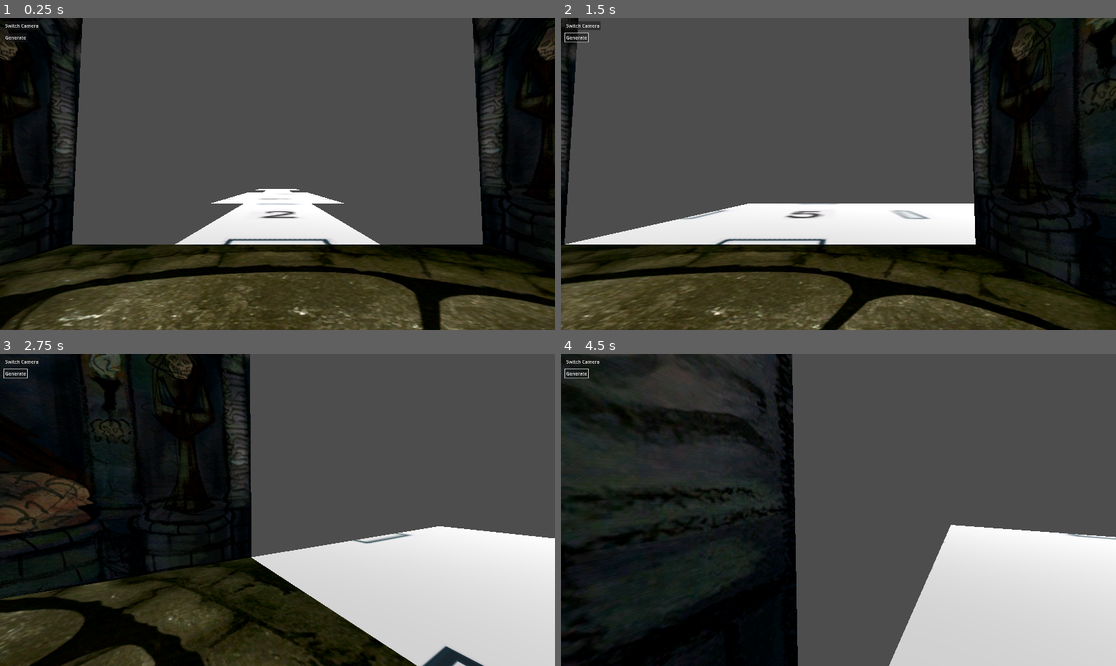
Above: before the commit, frames 1-4 (two rows, left to right).
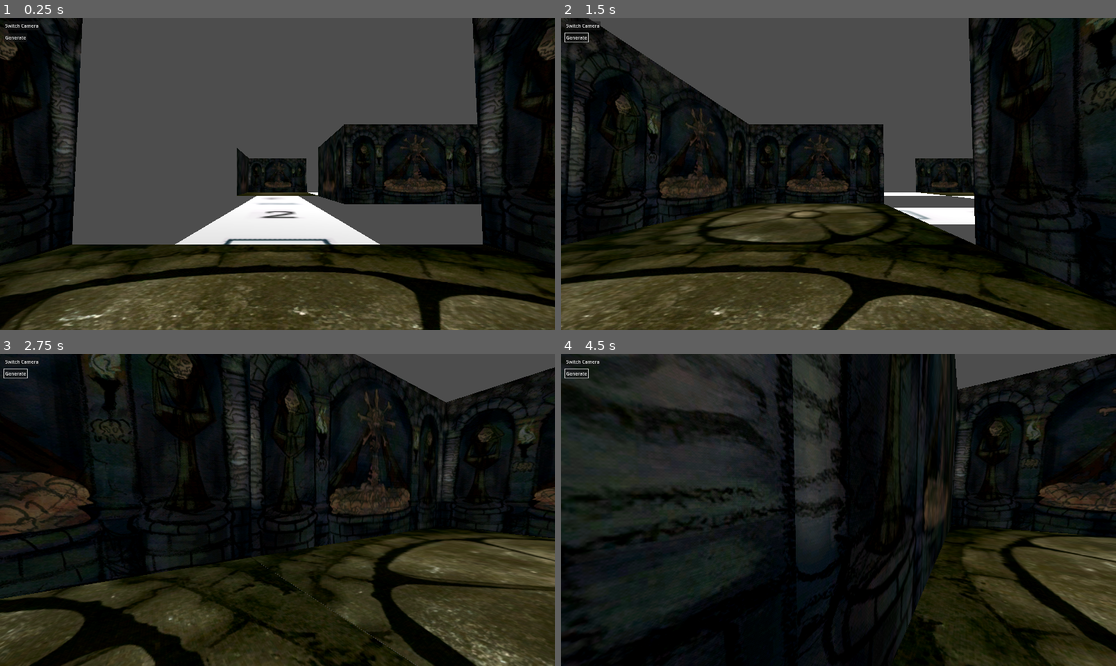
Above: after the commit, the same moments.

Repository: Team-C-623/koven_game
Game: Godot game, scene res://scenes/main3d.tscn
The game is run twice, just before and just after one commit, with the same random seed, the same clock (stepped at 60 frames per second) and the same inputs.
Inputs (mouse positions are in pixels of both pictures, inside the frame that each line leads up to):
- Up to frame 1 (0.25 s): no input
- Up to frame 2 (1.5 s): click "Generate" at 0.5 s; tap Enter at 1.25 s; move the mouse to (960, 158) at 1.27 s; hold D (right) from 1.28 s (still down); click (960, 158) at 1.42 s
- Up to frame 3 (2.75 s): move the mouse to (249, 510) at 2.02 s; release D (right) at 2.03 s; hold W (up) from 2.03 s (still down)
- Up to frame 4 (4.5 s): keep holding W (up); move the mouse to (849, 503) at 2.77 s; move the mouse to (832, 516) at 3.52 s; tap Space at 4.25 s; move the mouse to (877, 513) at 4.27 s

The runs differ from the first frame. In frame 1, 9.0% of the frame differs, in the area x 38-87%, y 34-60%; in frame 2, 30%; in frame 3, 46%; in frame 4, 56%, in the area x 41-100%, y 0-100%.

Commit message:
algorithm update
room resources added
algorithm rewritten but still needs backtracking to avoid occasional crashes

Diff:
--- /dev/null
+++ b/resources/rooms/room1.tres
@@ -0,0 +1,11 @@
+[gd_resource type="Resource" script_class="RoomTypeData" load_steps=3 format=3 uid="uid://ck7lyyc7kx6j8"]
+
+[ext_resource type="Script" path="res://scripts/RoomTypeData.gd" id="1_3hyia"]
+[ext_resource type="PackedScene" uid="uid://na8sbq0ipt4w" path="res://scenes/Rooms/room1.tscn" id="1_2043l"]
+
+[resource]
+script = ExtResource("1_3hyia")
+name = "room1"
+doors = Array[String](["U"])
+room_type = "empty"
+room_scene = ExtResource("1_2043l")
--- /dev/null
+++ b/resources/rooms/room2.tres
@@ -0,0 +1,11 @@
+[gd_resource type="Resource" script_class="RoomTypeData" load_steps=3 format=3 uid="uid://ctvck0wv3p0e3"]
+
+[ext_resource type="Script" path="res://scripts/RoomTypeData.gd" id="1_2aorl"]
+[ext_resource type="PackedScene" uid="uid://c7fg5epxjkipk" path="res://scenes/Rooms/room2.tscn" id="1_4mpbb"]
+
+[resource]
+script = ExtResource("1_2aorl")
+name = "room2"
+doors = Array[String](["U", "D"])
+room_type = "empty"
+room_scene = ExtResource("1_4mpbb")
--- /dev/null
+++ b/resources/rooms/room3.tres
@@ -0,0 +1,11 @@
+[gd_resource type="Resource" script_class="RoomTypeData" load_steps=3 format=3 uid="uid://bb6qoxcubbhx4"]
+
+[ext_resource type="PackedScene" uid="uid://nx3cu52sp4hs" path="res://scenes/Rooms/room3.tscn" id="1_dyob7"]
+[ext_resource type="Script" path="res://scripts/RoomTypeData.gd" id="1_hcnvx"]
+
+[resource]
+script = ExtResource("1_hcnvx")
+name = "room3"
+doors = Array[String](["D", "L"])
+room_type = "empty"
+room_scene = ExtResource("1_dyob7")
--- /dev/null
+++ b/resources/rooms/room4.tres
@@ -0,0 +1,11 @@
+[gd_resource type="Resource" script_class="RoomTypeData" load_steps=3 format=3 uid="uid://cm5b07bntg5f4"]
+
+[ext_resource type="PackedScene" uid="uid://bbg6frkka47sn" path="res://scenes/Rooms/room4.tscn" id="1_45cjd"]
+[ext_resource type="Script" path="res://scripts/RoomTypeData.gd" id="1_syaok"]
+
+[resource]
+script = ExtResource("1_syaok")
+name = "room4"
+doors = Array[String](["U", "D", "R"])
+room_type = "empty"
+room_scene = ExtResource("1_45cjd")
--- /dev/null
+++ b/resources/rooms/room5.tres
@@ -0,0 +1,11 @@
+[gd_resource type="Resource" script_class="RoomTypeData" load_steps=3 format=3 uid="uid://bpq654nwycguw"]
+
+[ext_resource type="Script" path="res://scripts/RoomTypeData.gd" id="1_bk0v0"]
+[ext_resource type="PackedScene" uid="uid://cieu5rfqhyfnd" path="res://scenes/Rooms/room5.tscn" id="1_ypudt"]
+
+[resource]
+script = ExtResource("1_bk0v0")
+name = "room5"
+doors = Array[String](["U", "D", "L", "R"])
+room_type = "empty"
+room_scene = ExtResource("1_ypudt")
--- /dev/null
+++ b/resources/rooms_list.tres
@@ -0,0 +1,13 @@
+[gd_resource type="Resource" script_class="RoomsList" load_steps=8 format=3 uid="uid://ba7ktgl8qmajg"]
+
+[ext_resource type="Script" path="res://scripts/RoomTypeData.gd" id="1_wbfmy"]
+[ext_resource type="Resource" uid="uid://ck7lyyc7kx6j8" path="res://resources/rooms/room1.tres" id="2_m75px"]
+[ext_resource type="Script" path="res://scripts/RoomsList.gd" id="2_u3l1l"]
+[ext_resource type="Resource" uid="uid://ctvck0wv3p0e3" path="res://resources/rooms/room2.tres" id="3_hvfae"]
+[ext_resource type="Resource" uid="uid://bb6qoxcubbhx4" path="res://resources/rooms/room3.tres" id="4_cr1b6"]
+[ext_resource type="Resource" uid="uid://cm5b07bntg5f4" path="res://resources/rooms/room4.tres" id="5_5126f"]
+[ext_resource type="Resource" uid="uid://bpq654nwycguw" path="res://resources/rooms/room5.tres" id="6_slbh7"]
+
+[resource]
+script = ExtResource("2_u3l1l")
+Rooms = Array[ExtResource("1_wbfmy")]([ExtResource("2_m75px"), ExtResource("3_hvfae"), ExtResource("4_cr1b6"), ExtResource("5_5126f"), ExtResource("6_slbh7")])
--- a/scripts/Room.gd
+++ b/scripts/Room.gd
@@ -2,7 +2,7 @@
 
 @export var room_rotation = 0
 @export var door_dict = {}
-@export var room_type: int
+@export var room_type: String
 @export var pos = Vector3(0, 0, 0)
 
 func _ready():
--- /dev/null
+++ b/scripts/RoomData.gd
@@ -0,0 +1,8 @@
+class_name RoomData extends Node3D
+
+@export var room_name: String = ""
+@export var room_rotation = 0
+@export var door_dict = {}
+@export var room_type: String
+@export var room_scene: PackedScene
+@export var pos = Vector2(0, 0)
--- a/scripts/RoomSpawner.gd
+++ b/scripts/RoomSpawner.gd
@@ -7,8 +7,12 @@
 var room4scene = preload("res://scenes/Rooms/room4.tscn")
 var room5scene = preload("res://scenes/Rooms/room5.tscn")
 
+const ROOMS_LIST = preload("res://resources/rooms_list.tres")
+
 # creates a list of the options for rooms to choose from when generating
 var room_options = {2: room2scene, 3: room3scene, 4: room4scene, 5: room5scene}
+
+var new_room_options: Array[String] = ["room2", "room3", "room4", "room5"]
 
 # creates a grid to store room positions
 var room_grid = []
@@ -64,6 +68,7 @@
 		room_grid.append(new_row)
 
 	prev_room = room1scene.instantiate()
+	prev_room.room_rotation = 0
 	room_grid[base_path_length][base_path_length] = prev_room
 	var prev_room_space = Vector2(base_path_length, base_path_length)
 	print(prev_room_space)
@@ -124,7 +129,7 @@
 				var sin_rr = sin(new_room.room_rotation)
 				new_room.pos = prev_room.get_node(prev_door_choice).global_position
 				new_room.pos -= Vector3(cos_rr * x_coord + sin_rr * z_coord, 0, cos_rr * z_coord - sin_rr * x_coord)
-				var door_vect = _get_door_pos_vector(prev_door_choice)
+				var _door_vect = _get_door_pos_vector(prev_door_choice)
 				var converted_new = _door_pos_to_grid_vect(prev_door_choice)
 				var next_room_space = prev_room_space + converted_new.rotated(prev_room.room_rotation)
 				room_grid[next_room_space[0]][next_room_space[1]] = new_room
@@ -134,15 +139,122 @@
 				prev_room = new_room
 				prev_room_space = next_room_space
 
-	for line in room_grid:
-		var line_string = ""
-		for item in line:
-			if item == null:
-				line_string = line_string + "- "
-			else:
-				line_string = line_string + "R "
-		print(line_string)
-
+	_print_room_grid()
+
+func new_new_generate(base_path_length):
+	# assign the starting grid space to the center of the room grid
+	var prev_gridspace = Vector2(base_path_length, base_path_length)
+
+	# create empty room grid
+	room_grid = []
+	for i in range(2 * base_path_length + 1):
+		var new_row = []
+		for j in range(2 * base_path_length + 1):
+			new_row.append(null)
+		room_grid.append(new_row)
+
+	# add first room
+	var new_room = _create_room_data("room1")
+	new_room.pos = prev_gridspace
+	room_grid[prev_gridspace[0]][prev_gridspace[1]] = new_room
+
+	# sets the previous room to the newly created room
+	var prev_room = new_room
+	_add_room_from_data(prev_room)
+
+	var rooms_added = 0
+	while rooms_added < base_path_length - 1:
+		if rooms_added == base_path_length - 2:
+			new_room = _create_room_data("room1")
+		else:
+			new_room = _create_room_data(new_room_options.pick_random())
+
+		var prev_door_choice = _get_random_door(prev_room)
+		var new_door_choice = _get_random_door(new_room)
+
+		while prev_room.door_dict[prev_door_choice] != 0:
+			prev_door_choice = _get_random_door(prev_room)
+
+		var no_valid_doors = _get_valid_doors(new_room, prev_room, prev_door_choice, new_door_choice)
+		print(no_valid_doors)
+		if not no_valid_doors:
+			# sets the chosen doors to 1 in the rooms' door dictionaries
+			prev_room.door_dict[prev_door_choice] = 1
+			new_room.door_dict[new_door_choice] = 1
+
+			# gets door position vectors for both door choices
+			var prev_vect = _new_get_door_pos_vector(prev_door_choice)
+			var new_vect = _new_get_door_pos_vector(new_door_choice)
+
+			# calculates angle based on the previous room's rotation and the angle between the door position vectors
+			new_room.room_rotation = prev_room.room_rotation - prev_vect.angle_to(new_vect) + PI
+
+			# gets the grid space for the new room
+			var next_gridspace = (prev_gridspace + prev_vect.rotated(prev_room.room_rotation)).snapped(Vector2(1, 1))
+			print(next_gridspace)
+
+			# sets the position of the new room and sets the gridspace to the new room
+			new_room.pos = next_gridspace
+			room_grid[next_gridspace[0]][next_gridspace[1]] = new_room
+			_add_room_from_data(new_room)
+
+			prev_room = new_room
+			prev_gridspace = next_gridspace
+
+			rooms_added += 1
+		else:
+			# add backtracking here
+			pass
+
+	_print_room_grid()
+
+func _get_valid_doors(room: RoomData, prev_room: RoomData, prev_door_choice, new_door_choice):
+	var no_valid_doors = true
+	print("prev door choice: ", prev_door_choice, " for: ", prev_room.room_name)
+	print("new door choice: ", new_door_choice, " for: ", room.room_name)
+	var prev_vect = _new_get_door_pos_vector(prev_door_choice)
+	var new_vect = _new_get_door_pos_vector(new_door_choice)
+	var new_angle = prev_room.room_rotation - prev_vect.angle_to(new_vect) + PI
+	var next_gridspace = (prev_room.pos + prev_vect.rotated(prev_room.room_rotation)).snapped(Vector2(1, 1))
+	print("New room grid space: ", next_gridspace)
+	for door in room.door_dict:
+		var new_door_vect =  _new_get_door_pos_vector(door)
+		var door_to_check = (next_gridspace + new_door_vect.rotated(new_angle)).snapped(Vector2(1, 1))
+		print("Checking door: ", door, " at position: ", door_to_check)
+		if room.room_name == "room1" or room_grid[door_to_check[0]][door_to_check[1]] == null and door != new_door_choice:
+			no_valid_doors = false
+	return no_valid_doors
+
+# creates a new RoomData object based on the name string provided
+func _create_room_data(new_room_name):
+	var new_room = RoomData.new()
+	new_room.room_name = new_room_name
+	var used_room = ROOMS_LIST.Rooms[0]
+	for room in ROOMS_LIST.Rooms:
+		if new_room_name == room.name:
+			used_room = room
+	new_room.room_scene = used_room.room_scene
+	new_room.room_type = used_room.room_type
+	new_room.room_rotation = 0
+	for door in used_room.doors:
+		new_room.door_dict[door] = 0
+	return new_room
+
+# adds a child to the scene tree based on the provided RoomData object
+func _add_room_from_data(room: RoomData):
+	var new_instance = room.room_scene.instantiate()
+	add_child(new_instance)
+	new_instance.room_rotation = room.room_rotation
+	new_instance.door_dict = room.door_dict
+	new_instance.room_type = room.room_type
+	new_instance.pos = Vector3(6 * room.pos[1], 0, 6 * room.pos[0])
+	new_instance.global_position = new_instance.pos
+	new_instance.rotate_y(new_instance.room_rotation)
+	return new_instance
+
+# gets a random door from a room's door dictionary
+func _get_random_door(room: RoomData):
+	return room.door_dict.keys()[randi() % room.door_dict.size()]
 
 # adds a room to the tree
 func _add_room(room_scene):
@@ -239,6 +351,28 @@
 	else:
 		return Vector2(0, -1)
 
+
+# returns a vector based on the given door position (but better)
+func _new_get_door_pos_vector(door_pos):
+	if door_pos == "R":
+		return Vector2(0, 1)
+	elif door_pos == "U":
+		return Vector2(-1, 0)
+	elif door_pos == "L":
+		return Vector2(0, -1)
+	else:
+		return Vector2(1, 0)
+
 func _door_pos_to_grid_vect(door_pos: String):
 	var new_vect = _get_door_pos_vector(door_pos)
 	return Vector2(-1 * new_vect[1], new_vect[0])
+
+func _print_room_grid():
+	for line in room_grid:
+		var line_string = ""
+		for item in line:
+			if item == null:
+				line_string = line_string + "- "
+			else:
+				line_string = line_string + "R "
+		print(line_string)
--- /dev/null
+++ b/scripts/RoomTypeData.gd
@@ -0,0 +1,6 @@
+class_name RoomTypeData extends Resource
+
+@export var name: String
+@export var doors: Array[String] = []
+@export var room_type: String = ""
+@export var room_scene: PackedScene
--- /dev/null
+++ b/scripts/RoomsList.gd
@@ -0,0 +1,3 @@
+class_name RoomsList extends Resource
+
+@export var Rooms: Array[RoomTypeData]
--- a/scripts/main.gd
+++ b/scripts/main.gd
@@ -1,11 +1,14 @@
 extends Node3D
 
 @onready var map = $Map
+@onready var player = $Player
 
 # Called when the node enters the scene tree for the first time.
 func _ready() -> void:
 	# adds a set of rooms to the map
-	map.new_generate(10)
+	randomize()
+	map.new_new_generate(10)
+	player.global_position = Vector3(60, 0, 60)
 
 # switch cameras
 func switch_cam():
@@ -17,4 +20,4 @@
 
 func generate_new():
 	map._clear_rooms()
-	map.new_generate(10)
+	map.new_new_generate(10)
